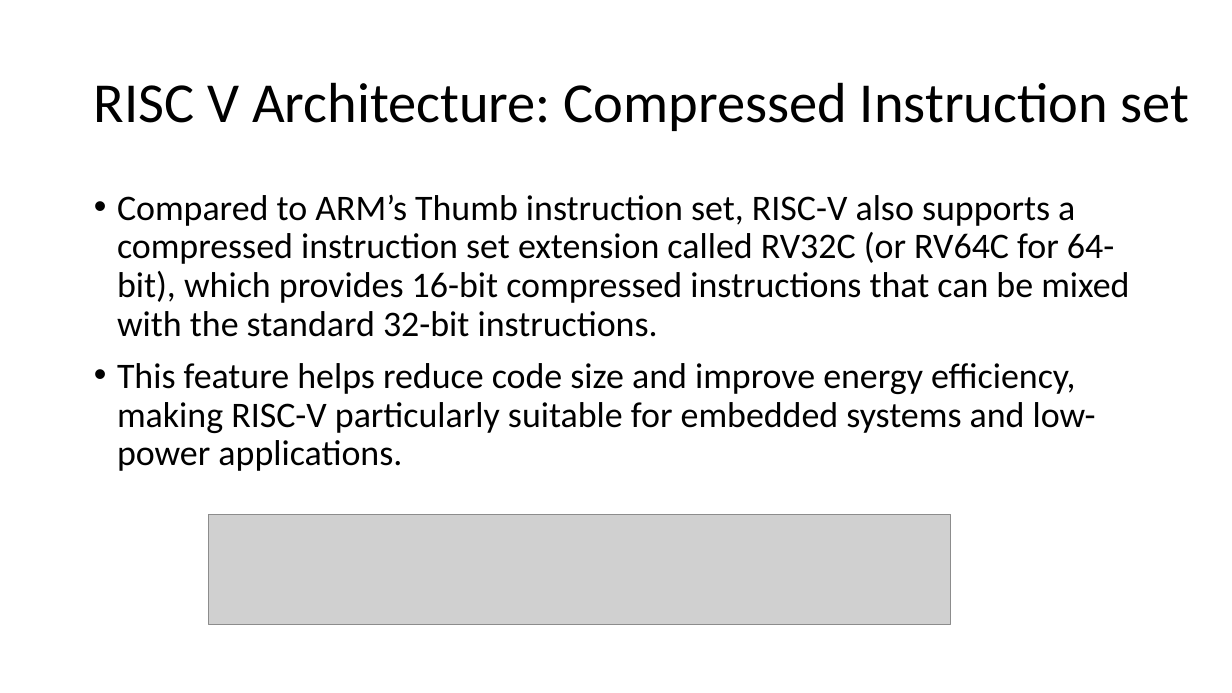
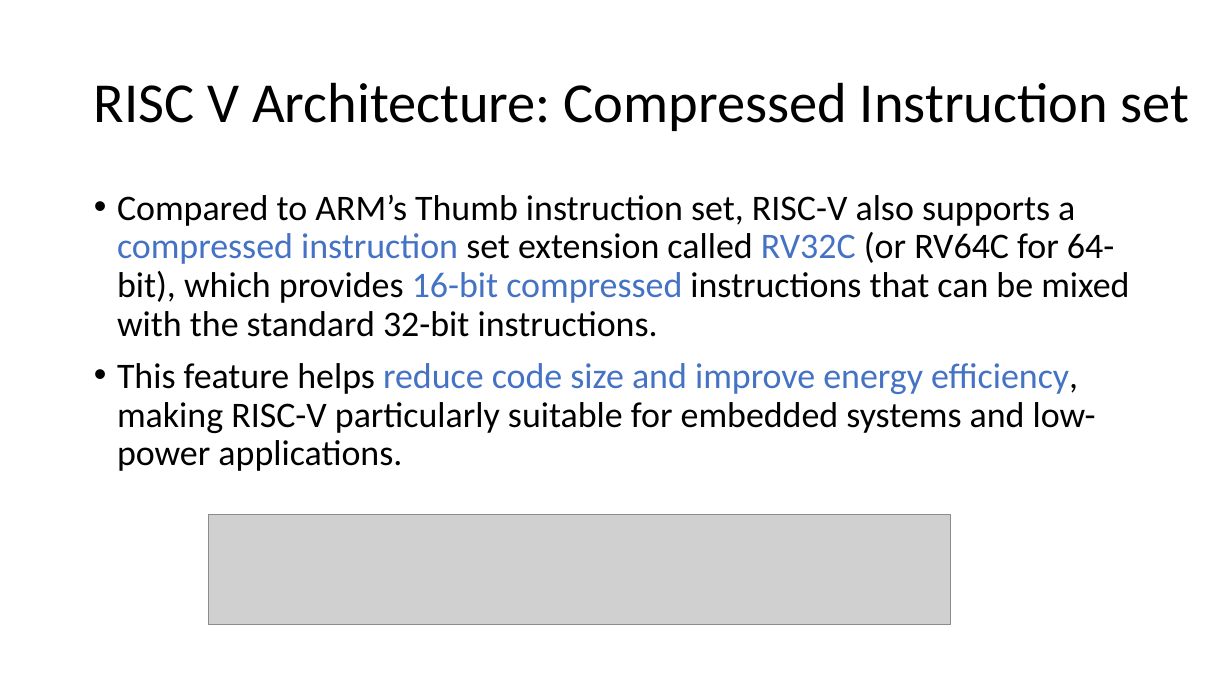
Before and after one commit to PG-DESD/CDAC_Sharing_Data, a slide deck: slide 17 of Microprocessor/TheoryLectures/RISC-V_Theory.pptx. Drawn at 1232x693 pixels with LibreOffice and Linux fonts; fonts in the diff are those of the drawing; grey boxes stand for pictures. Boxes give left, top, right and bottom in pixels: in the first picture for what was removed or moved away, otherwise in the second. Text is boxed around its words. In the diff, an @@ line names an element or a change of style, - is before the commit and + after.

```diff
--- a/Microprocessor/TheoryLectures/RISC-V_Theory.pptx
+++ b/Microprocessor/TheoryLectures/RISC-V_Theory.pptx
@@ text "Compared to ARM’s Thumb instruction ..." at bbox=[117, 194, 1129, 471]: text colour #000000 to #4472C4 in "compressed instruction RV32C 16-bit compressed", "reduce code size and improve energy efficiency," @@
```
Also in this commit, not shown: 12 other slides changed.
